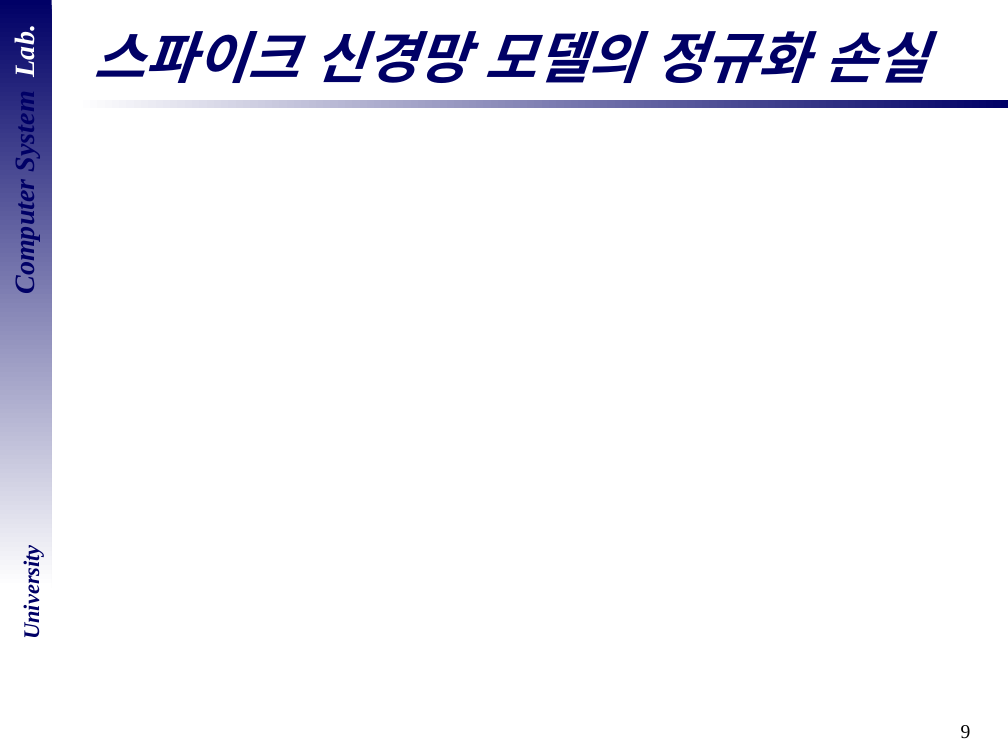
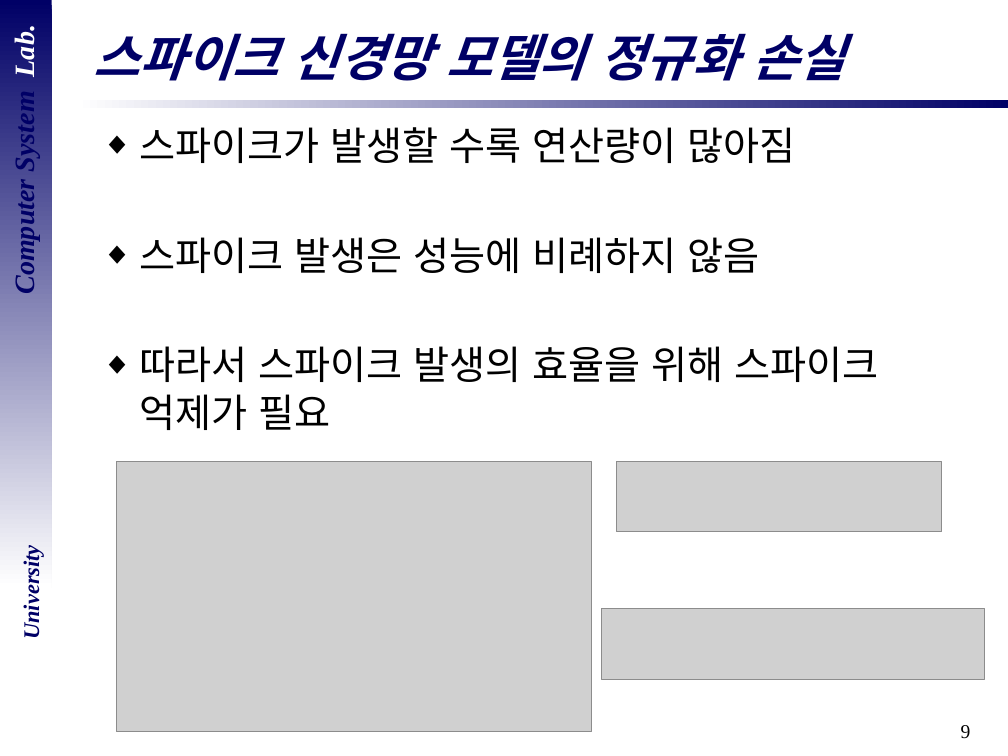
Before and after one commit to DevelopLee20/SNN, a slide deck: slide 9 of cs semina/졸업 논문 심사.pptx. Drawn at 1008x756 pixels with LibreOffice and Linux fonts; fonts in the diff are those of the drawing; grey boxes stand for pictures; background and template pictures are left out. Boxes give left, top, right and bottom in pixels: in the first picture for what was removed or moved away, otherwise in the second. Text is boxed around its words. In the diff, an @@ line names an element or a change of style, - is before the commit and + after.

```diff
--- a/cs semina/졸업 논문 심사.pptx
+++ b/cs semina/졸업 논문 심사.pptx
@@ title "스파이크 신경망 모델의 정규화 손실" at box(93, 33, 846, 81): size 40 to 36 pt @@
@@ text added at box(139, 127, 878, 430), 28 pt, text #000000 @@
+◆ 스파이크가 발생할 수록 연산량이 많아짐
+◆ 스파이크 발생은 성능에 비례하지 않음
+◆ 따라서 스파이크 발생의 효율을 위해 스파이크
+  억제가 필요
@@ picture added at box(116, 462, 592, 732) @@
@@ picture added at box(616, 462, 941, 532) @@
@@ picture added at box(602, 609, 985, 679) @@
```
Also in this commit, not shown: 10 other slides changed.
